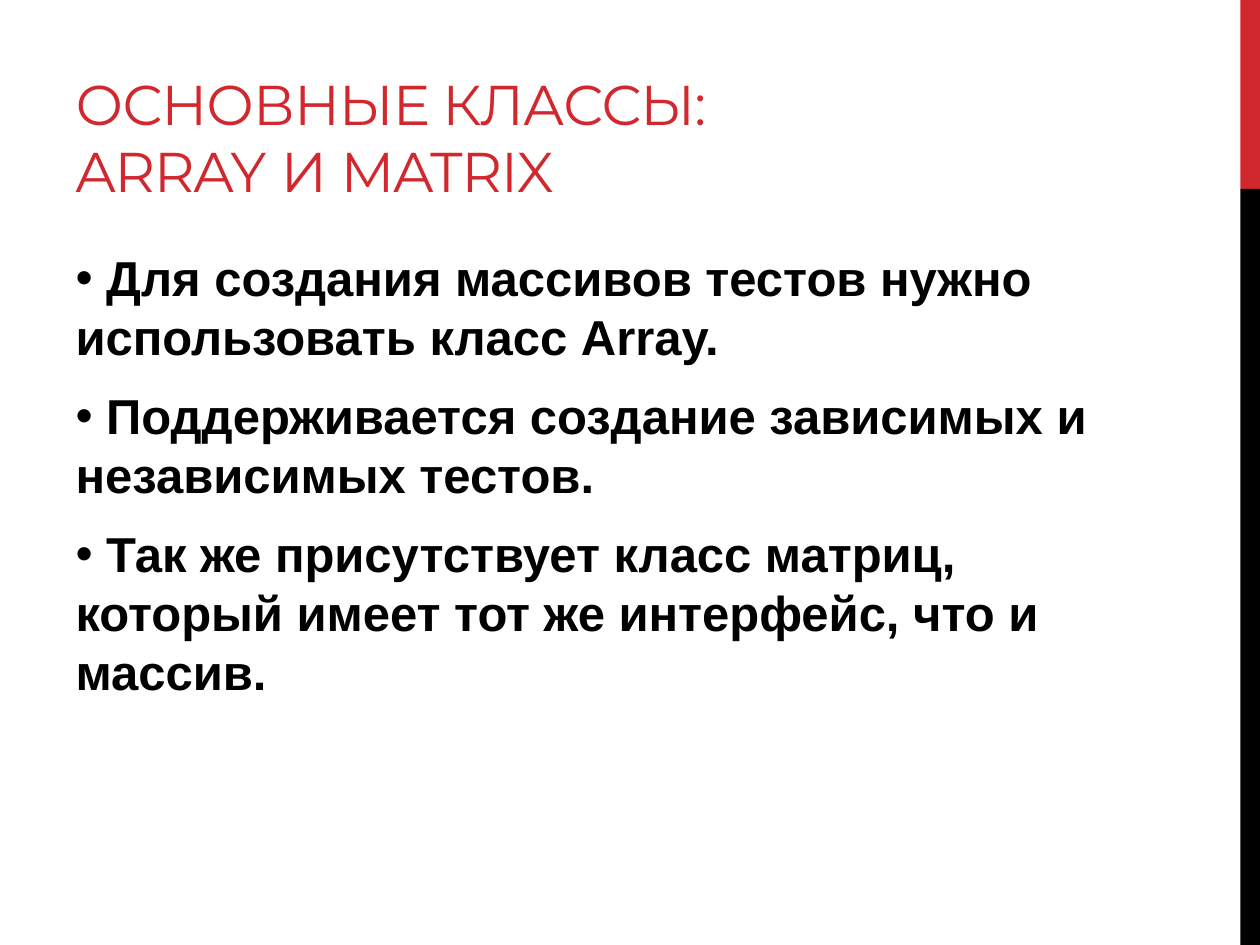
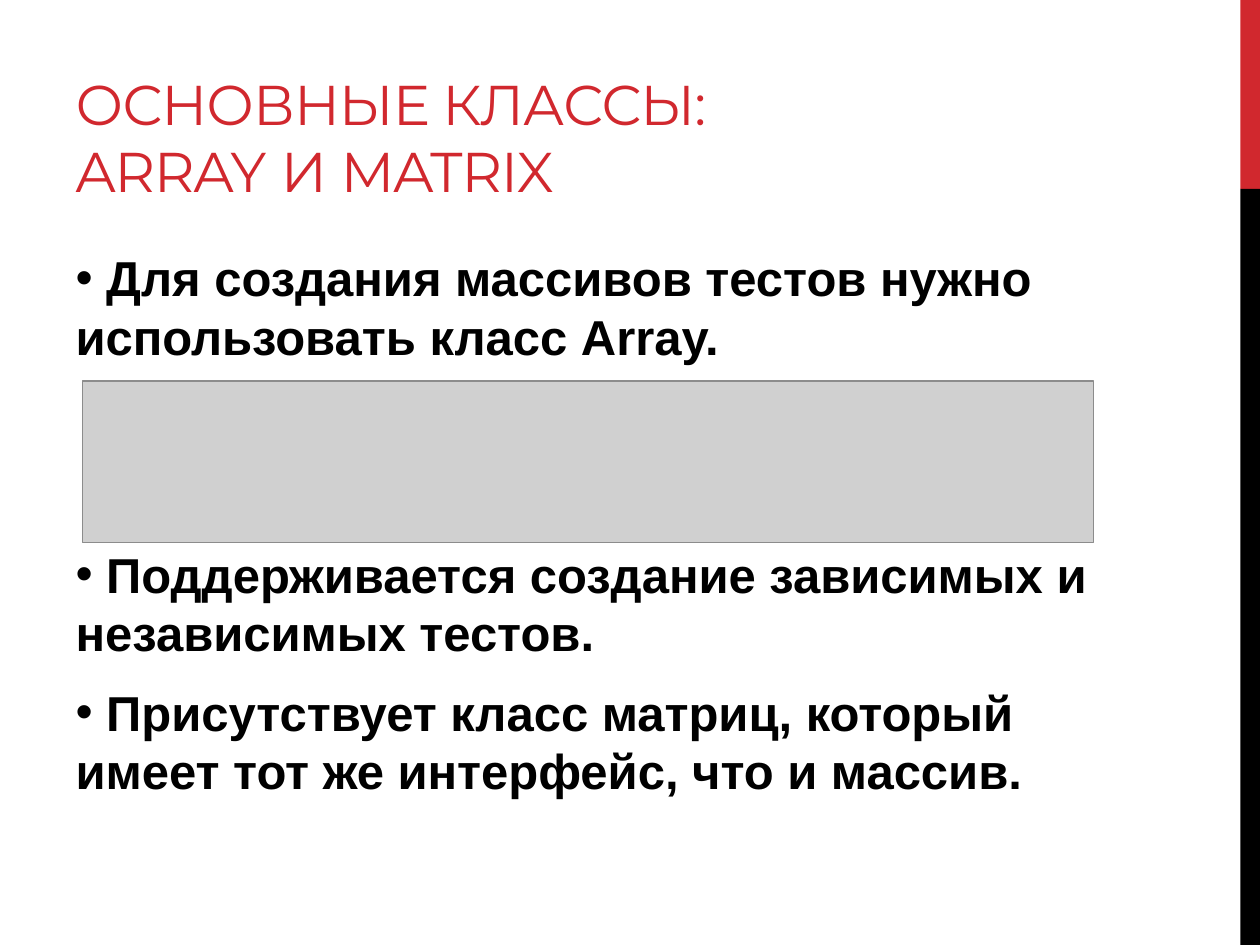
Before and after one commit to levonoganesyan/TestMaker, a slide deck: slide 13 of diploma_work_materials/Diploma_slides.pptx (slide 12 before the commit). Drawn at 1260x945 pixels with LibreOffice and Linux fonts; fonts in the diff are those of the drawing; grey boxes stand for pictures. Boxes give left, top, right and bottom in pixels: in the first picture for what was removed or moved away, otherwise in the second. Text is boxed around its words. In the diff, an @@ line names an element or a change of style, - is before the commit and + after.

```diff
--- a/diploma_work_materials/Diploma_slides.pptx
+++ b/diploma_work_materials/Diploma_slides.pptx
@@ picture added at (x1=83, y1=381, x2=1094, y2=542) @@
@@ text at (x1=76, y1=694, x2=1022, y2=800): text changed @@
-• Так же присутствует класс матриц, который имеет тот же интерфейс, что и массив.
+• Присутствует класс матриц, который имеет тот же интерфейс, что и массив.
```
Also in this commit, not shown: 9 other slides changed, 1 slide added.
